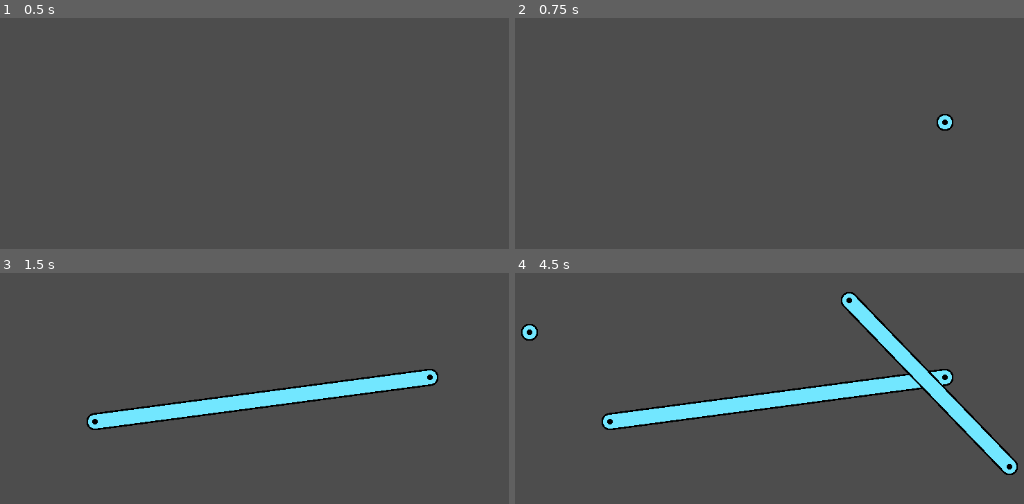
Above: before the commit, frames 1-4 (two rows, left to right).
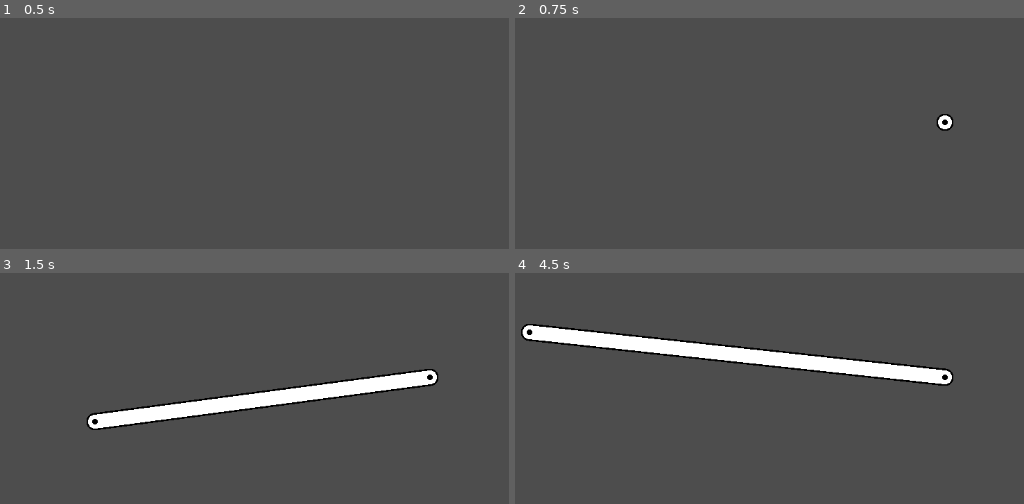
Above: after the commit, the same moments.

Repository: MDGSpace-SOC-D-2025/The-Torque-Awakens
Game: Godot game, scene res://scenes/trussdraw.tscn
Two runs of this game, one before a commit and one after it. Both use one fixed random seed, a clock stepped at 60 frames per second and the inputs below.
Inputs (mouse positions are in pixels of both pictures, inside the frame that each line leads up to):
- Up to frame 1 (0.5 s): no input
- Up to frame 2 (0.75 s): tap Enter at 0.5 s; move the mouse to (947, 121) at 0.52 s; tap M at 0.6 s; click (947, 121) at 0.67 s
- Up to frame 3 (1.5 s): tap F at 0.8, 1.35 s; tap Space at 1.25 s; move the mouse to (96, 420) at 1.27 s; hold S from 1.28 s (still down); click (96, 420) at 1.42 s
- Up to frame 4 (4.5 s): tap Enter at 1.55, 2, 2.1, 3.5 s; move the mouse to (850, 300) at 2.02 s; release S at 2.03 s; hold Shift 2.03-2.78 s; click (850, 300) at 2.17 s; tap Space at 2.75, 4.25 s; move the mouse to (728, 490) at 2.77 s; tap Shift at 2.85 s; click (728, 490) at 2.92 s; tap G at 3.05, 3.6 s; move the mouse to (1008, 467) at 3.52 s; hold S from 3.53 s (still down); click (1008, 467) at 3.67 s; tap M at 3.8, 4.35 s; move the mouse to (530, 333) at 4.27 s; click (530, 333) at 4.42 s

Frame 1 is identical in both runs. In frame 2, 0.1% of the frame differs, in the area x 83-86%, y 41-49%; in frame 3, 4.2%; in frame 4, 14%, in the area x 1-99%, y 8-88%.

Commit message:
feat: Keybindings for modes added

Diff:
--- a/scenes/trussdraw.tscn
+++ b/scenes/trussdraw.tscn
@@ -4,4 +4,3 @@
 
 [node name="Truss" type="Node2D"]
 script = ExtResource("1_dwam6")
-line_color = Color(0.4482789, 0.9063519, 1, 1)
--- a/scripts/trussdraw.gd
+++ b/scripts/trussdraw.gd
@@ -11,6 +11,18 @@
 	func matches(p1: Vector2, p2: Vector2):
 		return (start == p1 and end == p2) or (start == p2 and end == p1)
 
+enum Mode { DRAW_MEMBERS, ADD_SUPPORTS, ADD_FORCES, SOLVED}
+var current_mode: = Mode.DRAW_MEMBERS
+
+enum SupportType {NONE, PIN, ROLLER_X, ROLLER_Y}
+var node_supports = {}
+var node_loads = {}
+var member_forces = {}
+var reaction_forces = {}
+
+var force_start_nodes: Vector2
+var is_drawing_forces:= false
+
 var start_point: Vector2
 var end_point: Vector2
 var grabbed_point: Vector2
@@ -18,6 +30,7 @@
 var is_drawing: = false
 var is_grabbing: = false
 var line_data: Array[TrussMember] = []
+
 @export var line_width: float = 20.0
 @export var line_thickness: float = 5.0
 @export var line_color: Color = Color.WHITE
@@ -25,6 +38,97 @@
 @export var snap_radius: float = 25.0
 
 func _input(event: InputEvent) -> void:
+	if event is InputEventKey and event.pressed:
+		if event.keycode == KEY_M:
+			current_mode = Mode.DRAW_MEMBERS
+		if event.keycode == KEY_S:
+			current_mode = Mode.ADD_SUPPORTS
+		if event.keycode == KEY_F:
+			current_mode = Mode.ADD_FORCES
+		if event.keycode == KEY_ENTER:
+			pass
+
+	match current_mode:
+		Mode.DRAW_MEMBERS:
+			handle_member_drawing(event)
+		Mode.ADD_SUPPORTS:
+			pass
+		Mode.ADD_FORCES:
+			pass
+		Mode.SOLVED:
+			pass
+
+func draw_truss(p1: Vector2, p2: Vector2):
+	var total_width = line_thickness + line_width
+	var border_radius = total_width/2
+	var truss_radius = line_width/2
+	draw_line(p1, p2, border_color,total_width)
+	draw_circle(p1,border_radius, border_color)
+	draw_circle(p2,border_radius, border_color)
+	draw_line(p1, p2, line_color,line_width)
+	draw_circle(p1,truss_radius, line_color)
+	draw_circle(p2,truss_radius, line_color)
+	draw_circle(p1,4, border_color)
+	draw_circle(p2,4, border_color)
+
+func draw_force(from: Vector2, to: Vector2, force_color: Color):
+	if from.distance_to(to) < 5:
+		return
+	draw_line(from,to,Color.RED,3.0)
+	var dir = (to-from).normalized()
+	var side = dir.rotated(PI/2)*10
+	draw_primitive([to, to -dir*15 + side, to -dir*15-side],[force_color],[])
+
+func apply_shift_lock(origin: Vector2, target: Vector2) -> Vector2:
+	var diff_x = abs(target.x - origin.x)
+	var diff_y = abs(target.y - origin.y)
+	if diff_x > diff_y:
+		return Vector2(target.x, origin.y)
+	else:
+		return Vector2(origin.x, target.y)
+
+func best_pos(p: Vector2) -> Vector2:
+	for member in line_data:
+		if p.distance_to(member.start) < snap_radius:
+			return member.start
+		if p.distance_to(member.end) < snap_radius:
+			return member.end
+	return p
+
+func not_exists(p1: Vector2, p2: Vector2):
+	for member in line_data:
+		if member.matches(p1  ,p2):
+			return false
+	return true
+
+
+func update_grabbed_point(new_pos: Vector2):
+	for member in  line_data:
+		if member.start == grabbed_point:
+			member.start = new_pos
+		if member.end == grabbed_point:
+			member.end = new_pos
+	grabbed_point = new_pos
+
+func get_unique_nodes():
+	var points = []
+	for m in line_data:
+		if not points.has(m.start):
+			points.append(m.start)
+		if not points.has(m.end):
+			points.append(m.end)
+	return points
+
+func _draw() -> void:
+	for member in line_data:
+		draw_truss(member.start,member.end)
+	if is_drawing:
+		var mouse_pos = best_pos(get_viewport().get_mouse_position())
+		if Input.is_key_pressed(KEY_SHIFT):
+			mouse_pos = apply_shift_lock(start_point, mouse_pos)
+		draw_truss(start_point, mouse_pos)
+
+func handle_member_drawing(event):
 	if event is InputEventMouseButton and event.pressed:
 		if is_grabbing:
 			if event.button_index == MOUSE_BUTTON_LEFT:
@@ -49,7 +153,7 @@
 					end_point = apply_shift_lock(start_point, end_point)
 					end_point = best_pos(end_point)
 
-				if (end_point != start_point) and not_exists(start_point, end_point):
+				if ((end_point - start_point).length() > 0.1) and not_exists(start_point, end_point):
 					line_data.append(TrussMember.new(start_point, end_point))
 				is_drawing = false
 				queue_redraw()
@@ -85,40 +189,8 @@
 		update_grabbed_point(snap_pos)
 		queue_redraw()
 
-func draw_truss(p1: Vector2, p2: Vector2):
-	var total_width = line_thickness + line_width
-	var border_radius = total_width/2
-	var truss_radius = line_width/2
-	draw_line(p1, p2, border_color,total_width)
-	draw_circle(p1,border_radius, border_color)
-	draw_circle(p2,border_radius, border_color)
-	draw_line(p1, p2, line_color,line_width)
-	draw_circle(p1,truss_radius, line_color)
-	draw_circle(p2,truss_radius, line_color)
-	draw_circle(p1,4, border_color)
-	draw_circle(p2,4, border_color)
-
-func apply_shift_lock(origin: Vector2, target: Vector2) -> Vector2:
-	var diff_x = abs(target.x - origin.x)
-	var diff_y = abs(target.y - origin.y)
-	if diff_x > diff_y:
-		return Vector2(target.x, origin.y)
-	else:
-		return Vector2(origin.x, target.y)
-
-func best_pos(p: Vector2) -> Vector2:
-	for member in line_data:
-		if p.distance_to(member.start) < snap_radius:
-			return member.start
-		if p.distance_to(member.end) < snap_radius:
-			return member.end
-	return p
-
-func not_exists(p1: Vector2, p2: Vector2):
-	for member in line_data:
-		if member.matches(p1  ,p2):
-			return false
-	return true
+func _process(_delta: float) -> void:
+	queue_redraw()
 
 func solve_system(A: Array, B: Array):
 	var n = A.size()
@@ -152,7 +224,7 @@
 			return null
 
 		for k in range(i + 1, n):
-			var factor = M[k][i] / M[i][i]
+			var factor = float(M[k][i]) / float(M[i][i])
 			for j in range(i, n + 1):
 				M[k][j] -= factor * M[i][j]
 
@@ -165,23 +237,3 @@
 		x[i] = (M[i][n] - sum) / M[i][i]
 
 	return x
-
-func update_grabbed_point(new_pos: Vector2):
-	for member in  line_data:
-		if member.start == grabbed_point:
-			member.start = new_pos
-		if member.end == grabbed_point:
-			member.end = new_pos
-	grabbed_point = new_pos
-
-func _draw() -> void:
-	for member in line_data:
-		draw_truss(member.start,member.end)
-	if is_drawing:
-		var mouse_pos = best_pos(get_viewport().get_mouse_position())
-		if Input.is_key_pressed(KEY_SHIFT):
-			mouse_pos = apply_shift_lock(start_point, mouse_pos)
-		draw_truss(start_point, mouse_pos)
-
-func _process(_delta: float) -> void:
-	queue_redraw()
